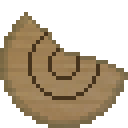
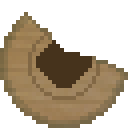
The second (128, 128) image is a revision of the first. Changes to its layers:
added layer "Layer 3" above "Layer 2" over bbox(36, 40, 92, 88)
painted on "Layer 2" over bbox(28, 32, 100, 100)
